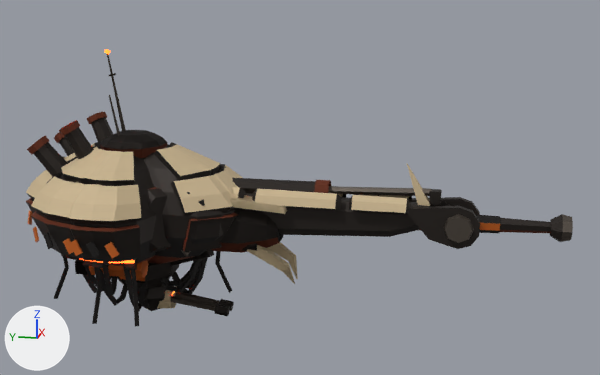
The glTF model public/models/guardian.glb: old version first, new version second.
The view is the same before and after, from a 50 mm lens placed at (-28.69, -12.04, 8.17), pointed at (0.13, -6.28, 0.97). Every picture has the same lights, and +X, +Y and +Z are marked at lower left. The older version comes first. Vertices at exactly the same position are counted once.

In view in the first picture: 'Guardian_Body3', 'Guardian_Body4', 'Guardian_Femur', 'Guardian_Tibia'.
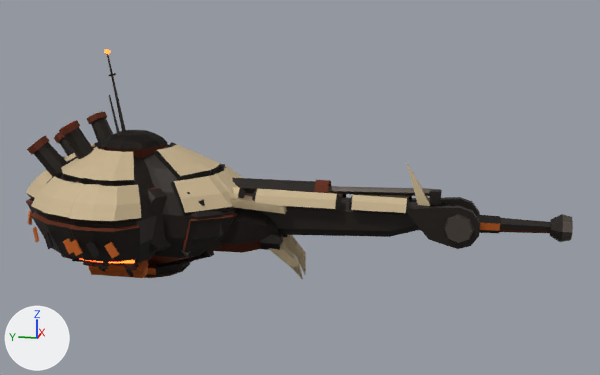
Where the change shows, as pixel boxes (x1, y1, x2, y2) in the pictures (600 x 375 px; the box of a moved part takes in the faces that stretch with it):
'Guardian_Body4', reshaped (17% shorter): before (26, 49, 298, 326); after (26, 49, 306, 279)
'Guardian_Body3', reshaped: before (31, 112, 242, 324); after (31, 112, 242, 272)
part 1 of me_guardian_body3, moved or reshaped (mostly hidden afterwards): before (82, 257, 208, 324); after (83, 260, 192, 272)
part 2 of me_guardian_body4, moved or reshaped (mostly hidden before): before (238, 243, 257, 251); after (260, 233, 283, 250)
part 3 of me_guardian_body4, rebuilt (30% narrower): before (246, 245, 295, 284); after (269, 242, 303, 279)
part 4 of me_guardian_body4, rebuilt: before (268, 242, 298, 279); after (283, 235, 306, 274)
part 5 of me_guardian_body4, deleted: before (137, 279, 234, 316)
part 6 of me_guardian_body4, moved or reshaped: before (54, 251, 232, 326); after (102, 261, 190, 278)

The change in detail:
me_guardian_body3 is used by ob_guardian_body3; location (0.0, 0.0, 0.0).
me_guardian_body3 had 1360 vertices, 2086 faces and spanned x -3.83..3.83, y -6.17..3.24, z -4.15..5.81.
me_guardian_body3 now has 1376 vertices, 2086 faces and spans x -3.83..3.83, y -6.47..3.24, z -2.41..5.81.
me_guardian_body3 part 1: 147 vertices removed from x -3.1..2.25, y -3.39..2.39, z -3.69..-1.19; 243 vertices added at x -3.04..2.25, y -3.32..2.4, z -2.4..-1.15.
Other edits to the shape of me_guardian_body3 do not show in these pictures.
me_guardian_body4 is used by ob_guardian_body4; location (0.0, 0.0, 0.0).
me_guardian_body4 had 1614 vertices, 2472 faces and spanned x -3.98..3.98, y -6.17..4.23, z -4.15..5.81.
me_guardian_body4 now has 1630 vertices, 2472 faces and spans x -3.98..3.98, y -6.47..4.23, z -2.41..5.81.
me_guardian_body4 part 2: the loose piece of 12 vertices spanning x -1.01..-0.29, y -4.92..-4.18, z -1.26..-0.64 is moved by (0.0, -0.85, 0.1).
me_guardian_body4 part 3: the loose piece of 12 vertices spanning x -0.86..-0.24, y -6.17..-4.47, z -2.61..-0.86 is rebuilt with 12 vertices and now spans x -0.86..-0.24, y -6.47..-5.29, z -2.41..-0.79.
me_guardian_body4 part 4: the loose piece of 12 vertices spanning x 0.24..0.86, y -6.17..-4.47, z -2.61..-0.86 is rebuilt with 12 vertices and now spans x 0.24..0.86, y -6.47..-5.29, z -2.41..-0.79.
me_guardian_body4 part 5: 8 loose pieces with 96 vertices, spanning x -0.75..1.25, y -3.62..2.05, z -4.15..-1.95, are deleted.
me_guardian_body4 part 6: 186 vertices removed from x -3.02..2.97, y -3.39..3.18, z -3.71..-1.19; 282 vertices added at x -2.93..2.91, y -3.32..3.08, z -2.4..-1.14.
Other edits to the shape of me_guardian_body4 do not show in these pictures.
